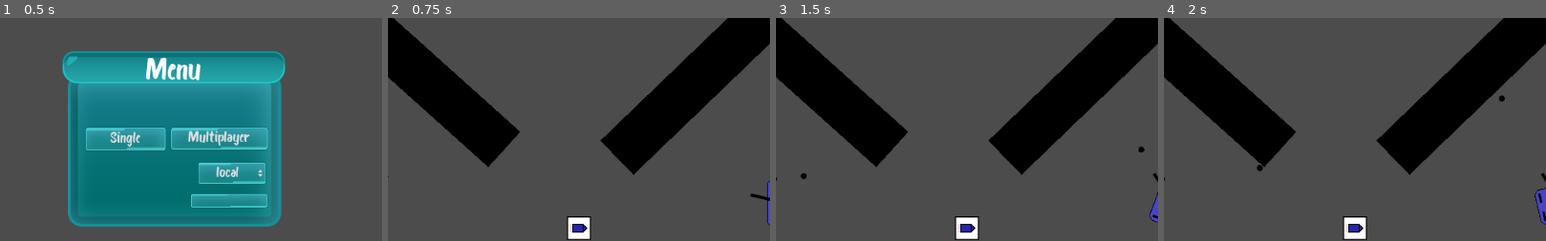
Above: before the commit, frames 1-4 (left to right).
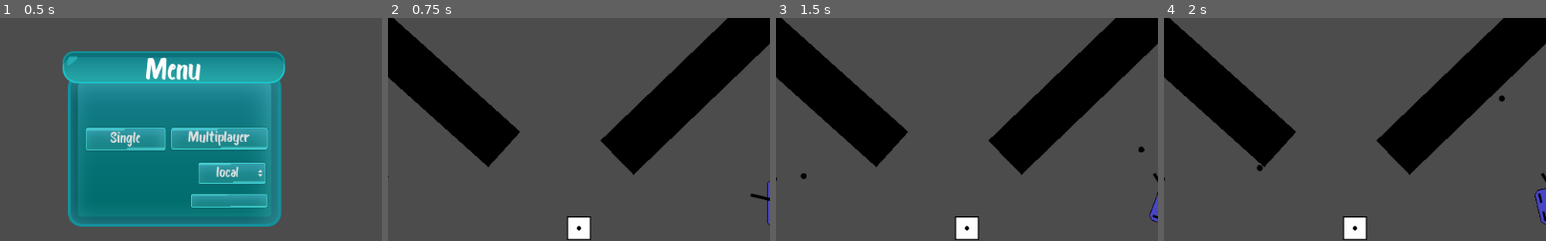
Above: after the commit, the same moments.

Repository: mm-102/godot_tanks
Game: Godot game, scene res://Main.tscn
Two runs of this game, one before a commit and one after it. Both use one fixed random seed, a clock stepped at 60 frames per second and the inputs below.
Inputs (mouse positions are % of the whole screen's width and height, from its top left):
- Up to frame 1 (0.5 s): no input
- Up to frame 2 (0.75 s): click "Single" at 0.5 s
- Up to frame 3 (1.5 s): tap Enter at 1.25 s; move the mouse to (72, 45) at 1.27 s; hold D (p_right) from 1.28 s (still down); click (72, 45) at 1.35 s
- Up to frame 4 (2 s): keep holding D (p_right)
The pictures show only the part of the screen within x 27-77%, y 23-73%; the shares and areas given below are measured in that part.

Frame 1 is identical in both runs. In frame 2, 0.2% of the frame differs, in the area x 47-53%, y 92-97%; in frame 3, 0.2%; in frame 4, 0.2%.
Error in both runs: Invalid get index 'ip' (on base: 'Nil'). (res://GUI/Menu.gd:29)

Commit message:
Bugfix Ammunition as reference - Change Ammunition from autoload into static reference - set in frag bomb bullet preload to avoid error: "Tge class 'Ammunition' was found in global scope..." -> This bug was caused by: Fragbomb Asks about bullet reference & at this same time was referenced by this same code. So in other words fragbomb was preloaded at same as bullet & fragbomb asks about bullet reference from loading code   + There are other possibilities, for ex. Aummunition reference may not preloading a tscn (only gives path to them). I choosed simplest method - not the best one :P

Diff:
--- a/Global/Ammunition.gd
+++ b/Global/Ammunition.gd
@@ -1,23 +1,24 @@
-extends Node
+extends Reference
+class_name Ammunition
 
 enum TYPES{BULLET, ROCKET, FRAG_BOMB}
 
 
-
-var _ammo_tscn = {
+const _ammo_tscn = {
 	TYPES.BULLET: preload("res://Player/Projectiles/Bullet.tscn"),
 	TYPES.ROCKET: preload("res://Player/Projectiles/Rocket.tscn"),
 	TYPES.FRAG_BOMB: preload("res://Player/Projectiles/FragBomb.tscn")
 }
 
-var _ammo_box_texture = {
+const _ammo_box_texture = {
 	TYPES.BULLET: preload("res://textures/bullet.png"),
 	TYPES.ROCKET: preload("res://textures/rocket.png"),
 	TYPES.FRAG_BOMB: preload("res://textures/bullet.png")
 }
 
-func get_box_texture(name):
+
+static func get_tscn(name):
+	return _ammo_tscn[name]
+
+static func get_box_texture(name):
 	return _ammo_box_texture[name]
-
-func get_tscn(name):
-	return _ammo_tscn[name]
--- a/Player/Projectiles/FragBomb.gd
+++ b/Player/Projectiles/FragBomb.gd
@@ -1,16 +1,16 @@
 extends "res://Player/Projectiles/Projectile.gd"
 
-onready var frag_tscn = Ammunition.get_tscn(Ammunition.TYPES.BULLET)
 
 const FRAG_COUNT = 30
 const FRAG_SPEED = 150
 const FRAG_SCALE = 0.5
 const FRAG_LIFETIME_MULTIPLIER = 0.2
 
+const BULLET_TSCN =  preload("res://Player/Projectiles/Bullet.tscn")
 
 
 func spawn_frag(rotation):
-	var frag_inst = frag_tscn.instance()
+	var frag_inst = BULLET_TSCN.instance()
 
 	var frag_timer : Timer = frag_inst.get_node("LifeTime")
 	frag_timer.wait_time *= FRAG_LIFETIME_MULTIPLIER
--- a/Player/Projectiles/Projectile.gd
+++ b/Player/Projectiles/Projectile.gd
@@ -1,8 +1,7 @@
 extends RigidBody2D
+class_name Projectile
 
 var player_path = null
-
-
 
 func _on_LifeTime_timeout():
 	die()
--- a/Player/Tank/Tank.gd
+++ b/Player/Tank/Tank.gd
@@ -1,7 +1,6 @@
 extends RigidBody2D
 
-const TYPES = Ammunition.TYPES
-export(TYPES) var ammo_type = Ammunition.TYPES.BULLET
+export(Ammunition.TYPES) var ammo_type = Ammunition.TYPES.BULLET
 
 const SPEED = 100
 const ROTATION_SPEED = 2
--- a/Singleplayer.tscn
+++ b/Singleplayer.tscn
@@ -36,6 +36,7 @@
 
 [node name="AmmoBox" parent="Objects" instance=ExtResource( 3 )]
 position = Vector2( 535, 420 )
+type = 2
 
 [node name="Projectiles" type="Node" parent="."]
 
--- a/project.godot
+++ b/project.godot
@@ -9,12 +9,24 @@
 config_version=4
 
 _global_script_classes=[ {
+"base": "Reference",
+"class": "Ammunition",
+"language": "GDScript",
+"path": "res://Global/Ammunition.gd"
+}, {
+"base": "RigidBody2D",
+"class": "Projectile",
+"language": "GDScript",
+"path": "res://Player/Projectiles/Projectile.gd"
+}, {
 "base": "Node",
 "class": "T_Clock",
 "language": "GDScript",
 "path": "res://Singletons/T_Clock.gd"
 } ]
 _global_script_class_icons={
+"Ammunition": "",
+"Projectile": "",
 "T_Clock": ""
 }
 
@@ -23,10 +35,6 @@
 config/name="t"
 run/main_scene="res://Main.tscn"
 config/icon="res://icon.png"
-
-[autoload]
-
-Ammunition="*res://Global/Ammunition.gd"
 
 [gdnative]
 
